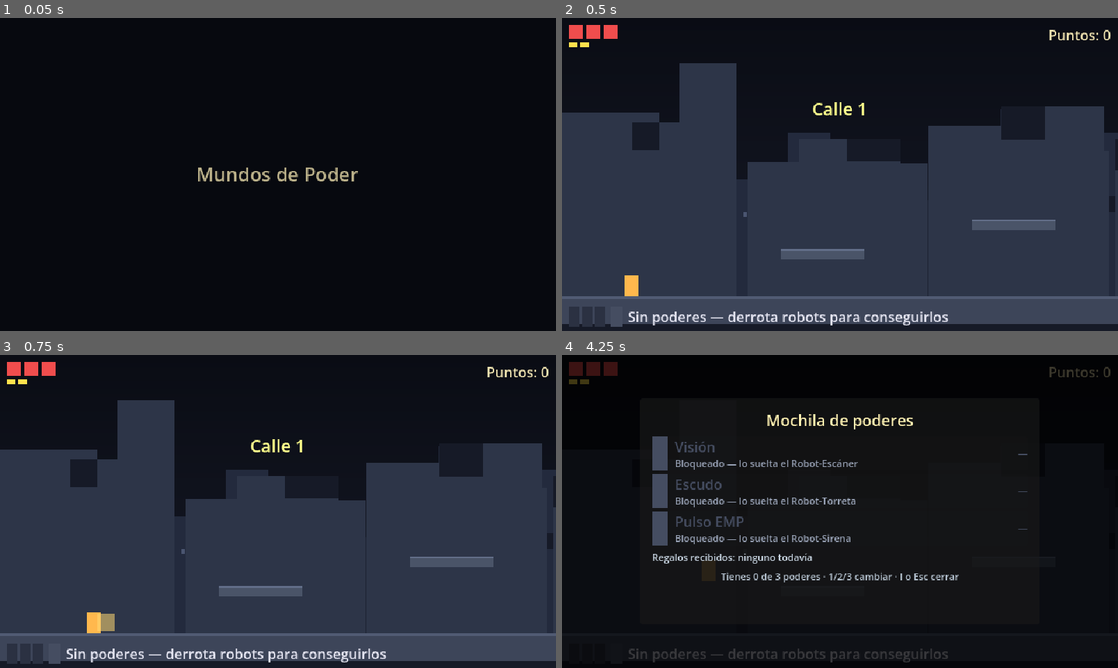
Above: before the commit, frames 1-4 (two rows, left to right).
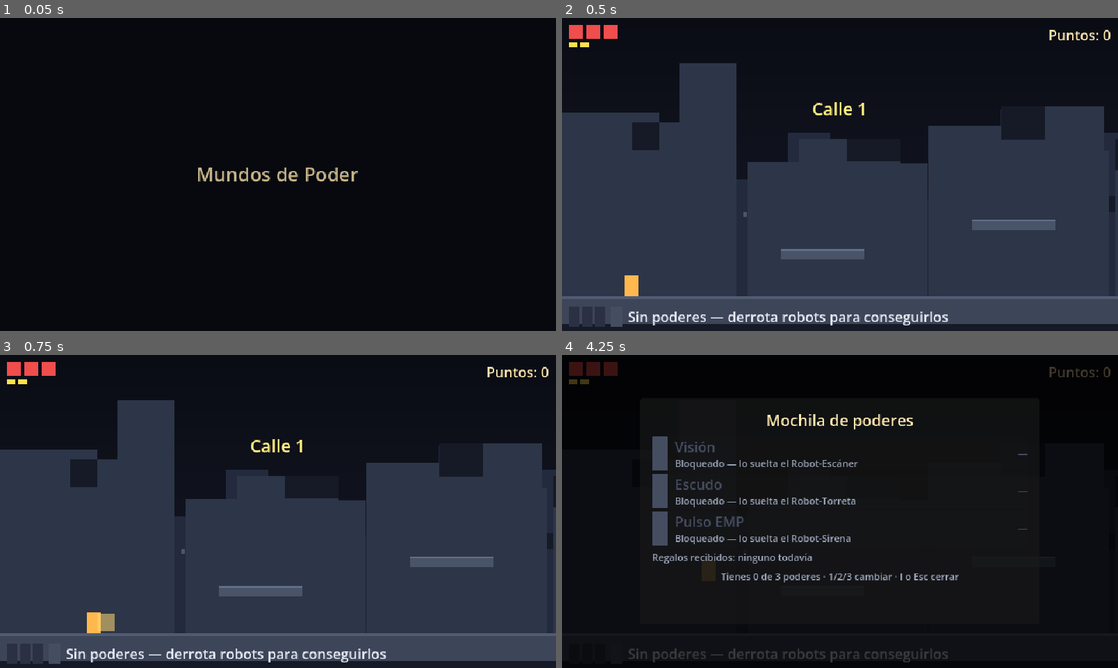
Above: after the commit, the same moments.

Repository: victor-UTR/mundos-de-poder
Game: Godot game, scene res://scenes/Boot.tscn
Same seed, same stepped clock (60 frames per second), same inputs: the game is played once before the commit and once after it.
Inputs (mouse positions are in pixels of both pictures, inside the frame that each line leads up to):
- Up to frame 1 (0.05 s): no input
- Up to frame 2 (0.5 s): no input
- Up to frame 3 (0.75 s): tap Enter at 0.5 s; move the mouse to (400, 495) at 0.52 s; hold D (move_right) from 0.53 s (still down); tap J (attack) at 0.6 s; click (400, 495) at 0.67 s
- Up to frame 4 (4.25 s): tap Space (jump) at 0.77, 2, 3.77 s; release D (move_right) at 1.25 s; drag from (728, 527) to (812, 574) at 1.27 s; move the mouse to (895, 442) at 2.02 s; hold A (move_left) 2.03-2.75 s; tap E (interact) at 2.1 s; drag from (812, 574) to (673, 464) at 2.77 s; tap Enter at 3.5 s; move the mouse to (1006, 558) at 3.52 s; hold D (move_right) from 3.53 s (still down); tap 2 (power_2) at 3.6 s; tap I (inventory) at 4.15 s

The runs differ from the first frame. In frame 4, 0.3% of the frame differs, in the area x 16-71%, y 63-72%.

Commit message:
refactor: sincronizar los colores de los .tscn con Palette
Los .tscn no pueden leer constantes de un autoload, asi que guardan los
colores literales. Estaban con los valores viejos, o sea que el editor
mostraba una cosa y el juego pintaba otra: el jugador salia amarillo en
el editor y ambar en ejecucion.

Se copian los valores de Palette a los 11 .tscn. Siguen siendo solo vista
previa (en ejecucion mandan los de Palette, aplicados en _ready), pero al
menos ya no mienten.

En los textos de Inventory y LevelComplete el cambio si es real, porque
esos Label no los repinta ningun script: los dos grises casi iguales que
tenian pasan a ser el unico UI_TEXT_DIM de la paleta.

No se toca TouchControls.tscn a proposito, que se esta trabajando en otra
rama y no conviene pisarlo. Tampoco los fondos oscuros de los overlays:
cambiarlos alteraria la opacidad, que es decision de diseno y no un
desfase de color.

Diff:
--- a/scenes/Boot.tscn
+++ b/scenes/Boot.tscn
@@ -19,5 +19,5 @@
 mouse_filter = 2
 text = "Mundos de Poder"
 horizontal_alignment = 1
-theme_override_colors/font_color = Color(0.95, 0.9, 0.7, 1)
+theme_override_colors/font_color = Color(1, 0.913725, 0.690196, 1)
 theme_override_font_sizes/font_size = 22
--- a/scenes/enemies/Laser.tscn
+++ b/scenes/enemies/Laser.tscn
@@ -20,4 +20,4 @@
 offset_top = -2.0
 offset_right = 7.0
 offset_bottom = 2.0
-color = Color(1, 0.3, 0.25, 1)
+color = Color(1, 0.301961, 0.239216, 1)
--- a/scenes/enemies/RobotEscaner.tscn
+++ b/scenes/enemies/RobotEscaner.tscn
@@ -23,18 +23,18 @@
 offset_top = -15.0
 offset_right = 11.0
 offset_bottom = 15.0
-color = Color(0.85, 0.25, 0.35, 1)
+color = Color(0.878431, 0.270588, 0.360784, 1)
 
 [node name="Eye" type="ColorRect" parent="."]
 offset_left = -4.0
 offset_top = -10.0
 offset_right = 4.0
 offset_bottom = -4.0
-color = Color(1, 0.95, 0.3, 1)
+color = Color(1, 0.882353, 0.301961, 1)
 
 [node name="Antenna" type="ColorRect" parent="."]
 offset_left = -1.0
 offset_top = -20.0
 offset_right = 1.0
 offset_bottom = -15.0
-color = Color(0.85, 0.25, 0.35, 1)
+color = Color(0.878431, 0.270588, 0.360784, 1)
--- a/scenes/enemies/RobotSirena.tscn
+++ b/scenes/enemies/RobotSirena.tscn
@@ -26,25 +26,25 @@
 offset_top = -13.0
 offset_right = 10.0
 offset_bottom = 13.0
-color = Color(0.2, 0.55, 0.85, 1)
+color = Color(0.239216, 0.560784, 0.839216, 1)
 
 [node name="Light1" type="ColorRect" parent="."]
 offset_left = -8.0
 offset_top = -11.0
 offset_right = -3.0
 offset_bottom = -6.0
-color = Color(1, 0.9, 0.3, 1)
+color = Color(1, 0.882353, 0.301961, 1)
 
 [node name="Light2" type="ColorRect" parent="."]
 offset_left = 3.0
 offset_top = -11.0
 offset_right = 8.0
 offset_bottom = -6.0
-color = Color(1, 0.9, 0.3, 1)
+color = Color(1, 0.882353, 0.301961, 1)
 
 [node name="Antenna" type="ColorRect" parent="."]
 offset_left = -1.0
 offset_top = -18.0
 offset_right = 1.0
 offset_bottom = -13.0
-color = Color(1, 0.4, 0.3, 1)
+color = Color(1, 0.419608, 0.301961, 1)
--- a/scenes/enemies/RobotTorreta.tscn
+++ b/scenes/enemies/RobotTorreta.tscn
@@ -26,18 +26,18 @@
 offset_top = -13.0
 offset_right = 14.0
 offset_bottom = 13.0
-color = Color(0.35, 0.35, 0.42, 1)
+color = Color(0.360784, 0.392157, 0.470588, 1)
 
 [node name="Barrel" type="ColorRect" parent="."]
 offset_left = -14.0
 offset_top = -3.0
 offset_right = 14.0
 offset_bottom = 3.0
-color = Color(0.7, 0.15, 0.15, 1)
+color = Color(0.701961, 0.176471, 0.176471, 1)
 
 [node name="Base" type="ColorRect" parent="."]
 offset_left = -16.0
 offset_top = 10.0
 offset_right = 16.0
 offset_bottom = 15.0
-color = Color(0.2, 0.2, 0.24, 1)
+color = Color(0.207843, 0.231373, 0.290196, 1)
--- a/scenes/levels/Door.tscn
+++ b/scenes/levels/Door.tscn
@@ -19,7 +19,7 @@
 offset_right = 12.0
 offset_bottom = 40.0
 mouse_filter = 2
-color = Color(0.35, 0.5, 0.75, 0.35)
+color = Color(0.35, 0.52, 0.78, 0.35)
 
 [node name="Glow" type="ColorRect" parent="."]
 offset_left = -6.0
@@ -27,4 +27,4 @@
 offset_right = 6.0
 offset_bottom = 40.0
 mouse_filter = 2
-color = Color(0.6, 0.85, 1, 0.25)
+color = Color(0.55, 0.82, 1, 0.25)
--- a/scenes/levels/Server.tscn
+++ b/scenes/levels/Server.tscn
@@ -19,7 +19,7 @@
 offset_right = 18.0
 offset_bottom = 48.0
 mouse_filter = 2
-color = Color(0.35, 0.2, 0.24, 1)
+color = Color(0.34902, 0.2, 0.239216, 1)
 
 [node name="Light" type="ColorRect" parent="."]
 offset_left = -6.0
@@ -27,7 +27,7 @@
 offset_right = 6.0
 offset_bottom = -28.0
 mouse_filter = 2
-color = Color(0.95, 0.3, 0.3, 1)
+color = Color(0.941176, 0.301961, 0.301961, 1)
 
 [node name="Title" type="Label" parent="."]
 offset_left = -70.0
@@ -37,5 +37,5 @@
 mouse_filter = 2
 text = "Servidor"
 horizontal_alignment = 1
-theme_override_colors/font_color = Color(0.95, 0.9, 0.75, 1)
+theme_override_colors/font_color = Color(1, 0.913725, 0.690196, 1)
 theme_override_font_sizes/font_size = 11
--- a/scenes/player/Player.tscn
+++ b/scenes/player/Player.tscn
@@ -21,7 +21,7 @@
 offset_top = -12.0
 offset_right = 8.0
 offset_bottom = 12.0
-color = Color(0.95, 0.85, 0.4, 1)
+color = Color(1, 0.721569, 0.301961, 1)
 
 [node name="ShieldAura" type="Node2D" parent="."]
 visible = false
@@ -31,14 +31,14 @@
 offset_top = -18.0
 offset_right = 14.0
 offset_bottom = 18.0
-color = Color(0.35, 0.75, 1, 0.28)
+color = Color(0.43, 0.8, 1, 0.3)
 
 [node name="Inner" type="ColorRect" parent="ShieldAura"]
 offset_left = -11.0
 offset_top = -15.0
 offset_right = 11.0
 offset_bottom = 15.0
-color = Color(0.5, 0.85, 1, 0.18)
+color = Color(0.55, 0.88, 1, 0.18)
 
 [node name="Hitbox" type="Area2D" parent="."]
 position = Vector2(14, 0)
@@ -57,4 +57,4 @@
 offset_top = -10.0
 offset_right = 10.0
 offset_bottom = 10.0
-color = Color(1, 0.95, 0.4, 0.55)
+color = Color(1, 0.85, 0.45, 0.55)
--- a/scenes/ui/HUD.tscn
+++ b/scenes/ui/HUD.tscn
@@ -31,19 +31,19 @@
 custom_minimum_size = Vector2(16, 16)
 focus_mode = 0
 mouse_filter = 2
-color = Color(0.95, 0.3, 0.3, 1)
+color = Color(0.941176, 0.301961, 0.301961, 1)
 
 [node name="Life2" type="ColorRect" parent="Root/TopLeft/Lives"]
 custom_minimum_size = Vector2(16, 16)
 focus_mode = 0
 mouse_filter = 2
-color = Color(0.95, 0.3, 0.3, 1)
+color = Color(0.941176, 0.301961, 0.301961, 1)
 
 [node name="Life3" type="ColorRect" parent="Root/TopLeft/Lives"]
 custom_minimum_size = Vector2(16, 16)
 focus_mode = 0
 mouse_filter = 2
-color = Color(0.95, 0.3, 0.3, 1)
+color = Color(0.941176, 0.301961, 0.301961, 1)
 
 [node name="HitPips" type="HBoxContainer" parent="Root/TopLeft"]
 focus_mode = 0
@@ -54,13 +54,13 @@
 custom_minimum_size = Vector2(10, 6)
 focus_mode = 0
 mouse_filter = 2
-color = Color(1, 0.9, 0.3, 1)
+color = Color(1, 0.882353, 0.301961, 1)
 
 [node name="Pip2" type="ColorRect" parent="Root/TopLeft/HitPips"]
 custom_minimum_size = Vector2(10, 6)
 focus_mode = 0
 mouse_filter = 2
-color = Color(1, 0.9, 0.3, 1)
+color = Color(1, 0.882353, 0.301961, 1)
 
 [node name="TopRight" type="MarginContainer" parent="Root"]
 anchor_left = 1.0
@@ -77,7 +77,7 @@
 mouse_filter = 2
 text = "Puntos: 0"
 horizontal_alignment = 2
-theme_override_colors/font_color = Color(0.95, 0.9, 0.7, 1)
+theme_override_colors/font_color = Color(1, 0.913725, 0.690196, 1)
 
 [node name="BottomLeft" type="HBoxContainer" parent="Root"]
 anchor_top = 1.0
@@ -99,31 +99,31 @@
 custom_minimum_size = Vector2(12, 12)
 focus_mode = 0
 mouse_filter = 2
-color = Color(0.22, 0.22, 0.26, 1)
+color = Color(0.168627, 0.192157, 0.258824, 1)
 
 [node name="Slot2" type="ColorRect" parent="Root/BottomLeft/Slots"]
 custom_minimum_size = Vector2(12, 12)
 focus_mode = 0
 mouse_filter = 2
-color = Color(0.22, 0.22, 0.26, 1)
+color = Color(0.168627, 0.192157, 0.258824, 1)
 
 [node name="Slot3" type="ColorRect" parent="Root/BottomLeft/Slots"]
 custom_minimum_size = Vector2(12, 12)
 focus_mode = 0
 mouse_filter = 2
-color = Color(0.22, 0.22, 0.26, 1)
+color = Color(0.168627, 0.192157, 0.258824, 1)
 
 [node name="PowerDot" type="ColorRect" parent="Root/BottomLeft"]
 custom_minimum_size = Vector2(14, 14)
 focus_mode = 0
 mouse_filter = 2
-color = Color(0.3, 0.3, 0.35, 1)
+color = Color(0.270588, 0.301961, 0.380392, 1)
 
 [node name="PowerName" type="Label" parent="Root/BottomLeft"]
 focus_mode = 0
 mouse_filter = 2
 text = "Poder: —"
-theme_override_colors/font_color = Color(0.9, 0.9, 0.95, 1)
+theme_override_colors/font_color = Color(0.909804, 0.92549, 0.960784, 1)
 
 [node name="ShieldBadge" type="Panel" parent="Root/BottomLeft"]
 visible = false
@@ -139,7 +139,7 @@
 offset_bottom = 17.0
 focus_mode = 0
 mouse_filter = 2
-color = Color(0.55, 0.85, 1, 1)
+color = Color(0.431373, 0.796078, 1, 1)
 
 [node name="Count" type="Label" parent="Root/BottomLeft/ShieldBadge"]
 offset_left = 22.0
@@ -163,7 +163,7 @@
 mouse_filter = 2
 text = ""
 horizontal_alignment = 1
-theme_override_colors/font_color = Color(1, 1, 0.55, 1)
+theme_override_colors/font_color = Color(1, 0.933333, 0.501961, 1)
 theme_override_font_sizes/font_size = 20
 
 [node name="Inventory" parent="Root" instance=ExtResource("2_inv")]
--- a/scenes/ui/Inventory.tscn
+++ b/scenes/ui/Inventory.tscn
@@ -39,7 +39,7 @@
 mouse_filter = 2
 text = "Mochila de poderes"
 horizontal_alignment = 1
-theme_override_colors/font_color = Color(1, 0.95, 0.7, 1)
+theme_override_colors/font_color = Color(1, 0.913725, 0.690196, 1)
 theme_override_font_sizes/font_size = 18
 
 [node name="List" type="VBoxContainer" parent="Panel/Box"]
@@ -50,12 +50,12 @@
 mouse_filter = 2
 text = "Regalos recibidos: ninguno todavía"
 autowrap_mode = 2
-theme_override_colors/font_color = Color(0.8, 0.85, 0.9, 1)
+theme_override_colors/font_color = Color(0.603922, 0.643137, 0.721569, 1)
 theme_override_font_sizes/font_size = 11
 
 [node name="Hint" type="Label" parent="Panel/Box"]
 mouse_filter = 2
 text = "1/2/3 cambiar · I o Esc cerrar"
 horizontal_alignment = 1
-theme_override_colors/font_color = Color(0.7, 0.75, 0.8, 1)
+theme_override_colors/font_color = Color(0.603922, 0.643137, 0.721569, 1)
 theme_override_font_sizes/font_size = 11
--- a/scenes/ui/LevelComplete.tscn
+++ b/scenes/ui/LevelComplete.tscn
@@ -39,26 +39,26 @@
 [node name="Title" type="Label" parent="Root/Panel/Box"]
 text = "¡Datacenter apagado!"
 horizontal_alignment = 1
-theme_override_colors/font_color = Color(1, 0.95, 0.6, 1)
+theme_override_colors/font_color = Color(1, 0.913725, 0.690196, 1)
 theme_override_font_sizes/font_size = 20
 
 [node name="Score" type="Label" parent="Root/Panel/Box"]
 text = "Puntos: 0"
 horizontal_alignment = 1
-theme_override_colors/font_color = Color(0.9, 0.9, 0.95, 1)
+theme_override_colors/font_color = Color(0.909804, 0.92549, 0.960784, 1)
 
 [node name="Hint" type="Label" parent="Root/Panel/Box"]
 text = "Manda este código a un amigo para regalarle un poder:"
 horizontal_alignment = 1
 autowrap_mode = 2
-theme_override_colors/font_color = Color(0.8, 0.85, 0.9, 1)
+theme_override_colors/font_color = Color(0.603922, 0.643137, 0.721569, 1)
 theme_override_font_sizes/font_size = 12
 
 [node name="Code" type="Label" parent="Root/Panel/Box"]
 text = "MDP1-...."
 horizontal_alignment = 1
 autowrap_mode = 2
-theme_override_colors/font_color = Color(0.6, 0.95, 1, 1)
+theme_override_colors/font_color = Color(0.431373, 0.796078, 1, 1)
 theme_override_font_sizes/font_size = 15
 
 [node name="Buttons" type="HBoxContainer" parent="Root/Panel/Box"]
